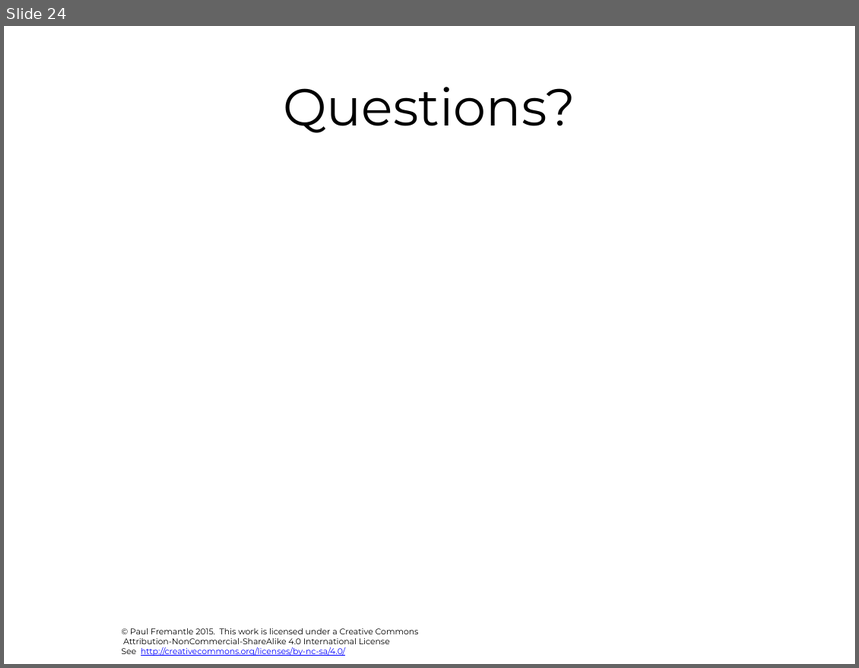
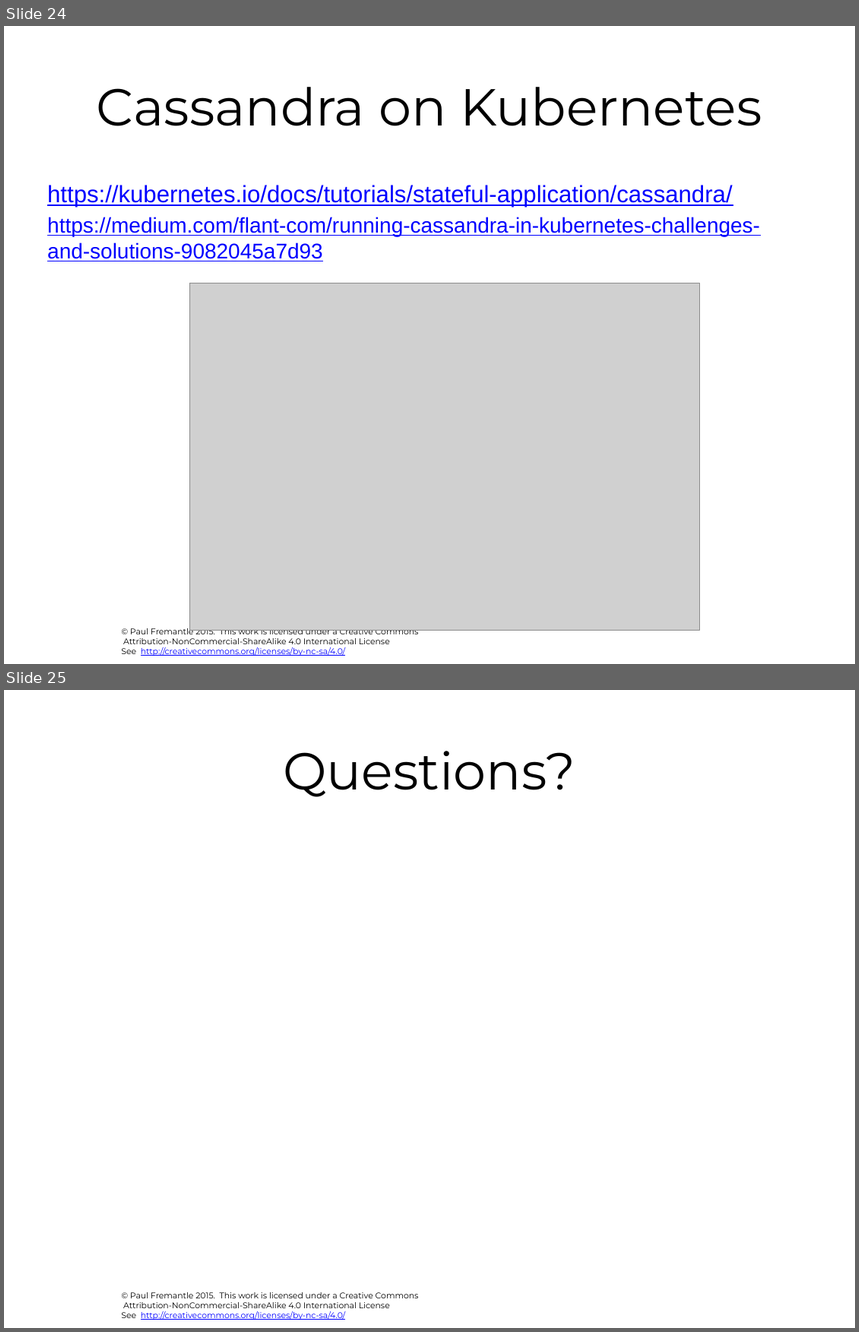
Before and after one commit to pzfreo/ox-clo, a slide deck: pres-source/09-Cassandra.pptx. Shown one above the other, each under a label of ours: slide 24 before the commit, slides 24 and 25 after it. The pictures are 859x668 and 859x1332 pixels, drawn with LibreOffice and Linux fonts; fonts in the diff are those of the drawing; grey boxes stand for pictures; background and template pictures are left out. Boxes give left, top, right and bottom in pixels: in the first picture for what was removed or moved away, otherwise in the second. Text is boxed around its words. In the diff, an @@ line names an element or a change of style, - is before the commit and + after.

Commit message:
updated slides and docs

```diff
--- a/pres-source/09-Cassandra.pptx
+++ b/pres-source/09-Cassandra.pptx
@@ slide 24 added at <box>4,26,855,664</box>, background #FFFFFF; not listed: 1 template element that a slide beside it also shows @@
@@ title added at <box>97,87,762,126</box>, 44 pt, text #000000 @@
+Cassandra on Kubernetes
@@ text added at <box>47,185,760,262</box>, 18 pt, text #0000FF, underline @@
+https://kubernetes.io/docs/tutorials/stateful-application/cassandra/
+https://medium.com/flant-com/running-cassandra-in-kubernetes-challenges-and-solutions-9082045a7d93
@@ picture added at <box>189,283,700,630</box> @@
@@ what was slide 24 is now slide 25 @@
```
Also in this commit, not shown: 46 other files.
